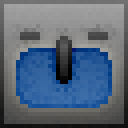
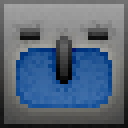
Two versions of the same layered image (128 × 128). Layer-by-layer changes:
added layer "Layer 1" above "Layer 0 copy 2" over [20, 28, 108, 40]
painted on "Layer 0 copy 2" over [20, 32, 108, 40]
